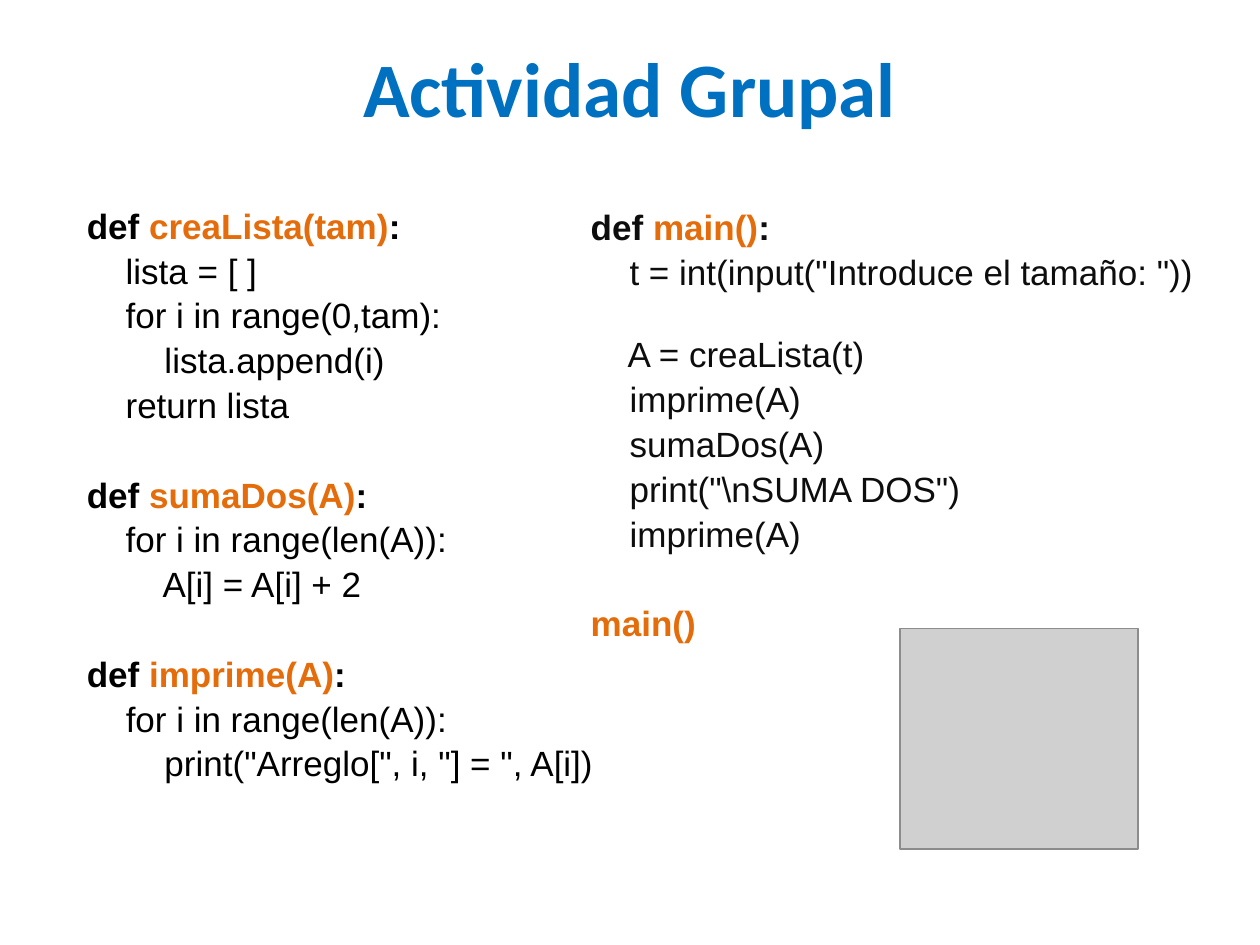
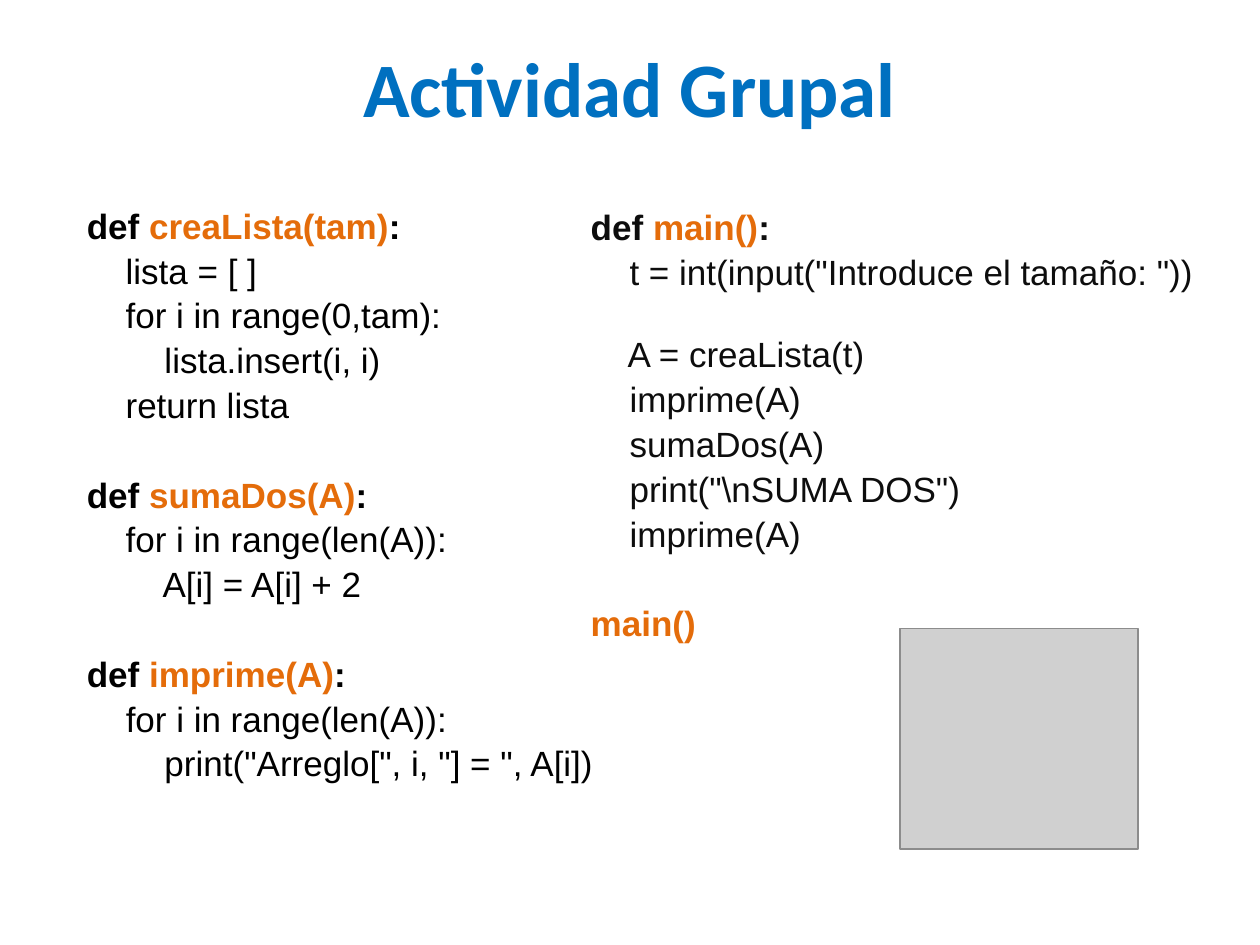
Before and after one commit to lizetheP/PensamientoC, a slide deck: slide 38 of CalendarioAgo20L/presentaciones/9_ListasArreglos.pptx. Drawn at 1260x945 pixels with LibreOffice and Linux fonts; fonts in the diff are those of the drawing; grey boxes stand for pictures. Boxes give left, top, right and bottom in pixels: in the first picture for what was removed or moved away, otherwise in the second. Text is boxed around its words. In the diff, an @@ line names an element or a change of style, - is before the commit and + after.

```diff
--- a/CalendarioAgo20L/presentaciones/9_ListasArreglos.pptx
+++ b/CalendarioAgo20L/presentaciones/9_ListasArreglos.pptx
@@ text at [164,347,380,380]: text changed @@
-lista.append(i)
+lista.insert(i, i)
```
Also in this commit, not shown: 4 other slides changed, 1 other file.
